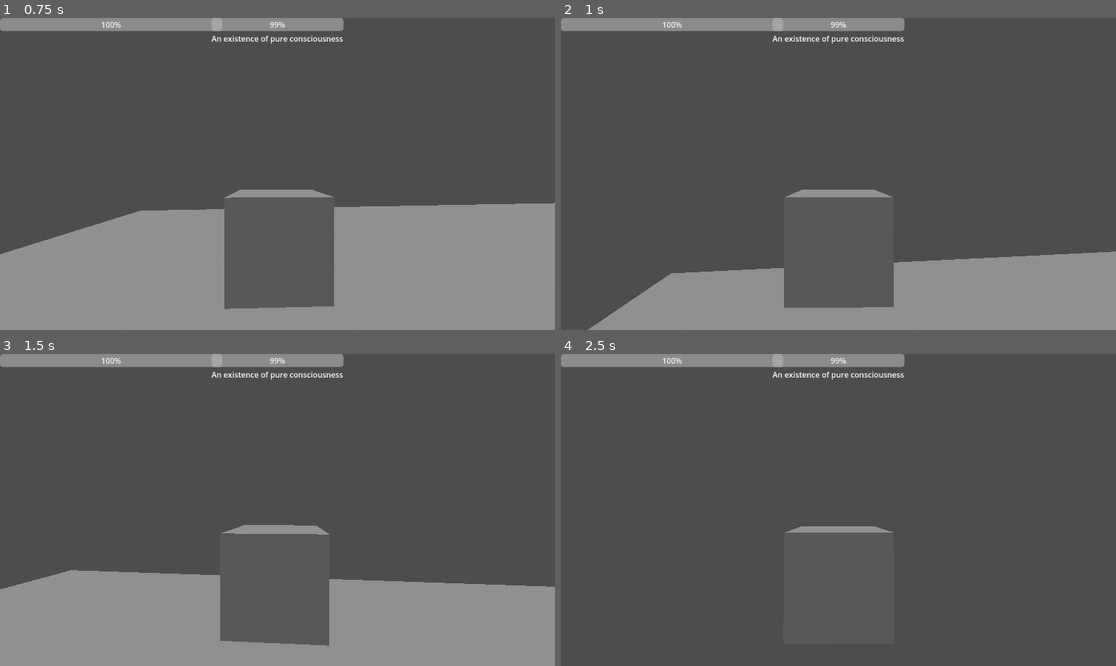
Above: before the commit, frames 1-4 (two rows, left to right).
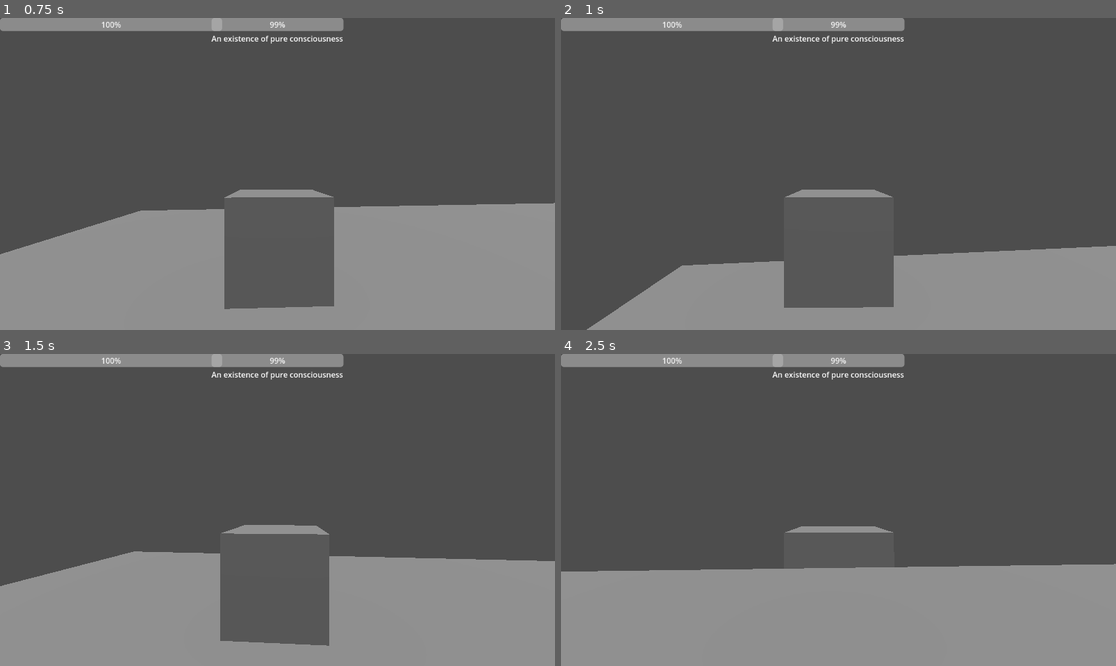
Above: after the commit, the same moments.

Repository: RavenRandomz/cube-extentialis-bossfight
Game: Godot game, scene res://testworld.tscn
The game is run twice, just before and just after one commit, with the same random seed, the same clock (stepped at 60 frames per second) and the same inputs.
Inputs (mouse positions are in pixels of both pictures, inside the frame that each line leads up to):
- Up to frame 1 (0.75 s): tap Enter at 0.5 s; move the mouse to (305, 174) at 0.52 s; press the mouse at (305, 174) at 0.53 s; hold W (player_forward) from 0.53 s (still down)
- Up to frame 2 (1 s): keep holding W (player_forward); tap Space (player_jump) at 0.77 s
- Up to frame 3 (1.5 s): keep holding W (player_forward); move the mouse to (249, 510) at 1.27 s; release the mouse at (249, 510) at 1.28 s; click (249, 510) at 1.35 s
- Up to frame 4 (2.5 s): keep holding W (player_forward); tap Space (player_jump) at 1.52 s; move the mouse to (849, 503) at 2.02 s; hold Shift from 2.03 s (still down); click (849, 503) at 2.3 s

Frame 1 is identical in both runs. In frame 2, 1.3% of the frame differs, in the area x 4-100%, y 73-100%; in frame 3, 4.8%; in frame 4, 31%, in the area x 0-100%, y 67-100%.

Commit message:
Add bullet firing capabilities to player

Diff:
--- a/character/player.tscn
+++ b/character/player.tscn
@@ -7,11 +7,12 @@
 
 [sub_resource type="BoxMesh" id="BoxMesh_gn7qv"]
 
-[node name="Player" type="CharacterBody3D" node_paths=PackedStringArray("camera", "playerBody", "playerCollsionMesh")]
+[node name="Player" type="CharacterBody3D" node_paths=PackedStringArray("camera", "playerBody", "playerCollsionMesh", "bulletSource")]
 script = ExtResource("1_tb1br")
 camera = NodePath("OrbitalCamera")
 playerBody = NodePath("MeshInstance3D")
 playerCollsionMesh = NodePath("CollisionShape3D")
+bulletSource = NodePath("MeshInstance3D/BulletSource")
 
 [node name="CollisionShape3D" type="CollisionShape3D" parent="."]
 shape = SubResource("BoxShape3D_mm66v")
@@ -21,3 +22,6 @@
 
 [node name="MeshInstance3D" type="MeshInstance3D" parent="."]
 mesh = SubResource("BoxMesh_gn7qv")
+
+[node name="BulletSource" type="Node3D" parent="MeshInstance3D"]
+transform = Transform3D(1, 0, 0, 0, 1, 0, 0, 0, 1, 0, 0, 1.28324)
--- a/scripts/player.gd
+++ b/scripts/player.gd
@@ -10,8 +10,11 @@
 
 @export var min_health: float = 0
 @export var max_health: float = 1000
+@export var bulletSource: Node3D
 
 var _stunned: bool = false
+
+var basic_bullet = preload("res://projectile/basic_bullet.tscn")
 
 const SPEED = 5.0
 const JUMP_VELOCITY = 10
@@ -103,6 +106,14 @@
 	_handle_jump_logic(delta)
 	if not is_stunned():
 		_handle_translational_motion_logic(translational_input, delta)
+		_handle_bullet_firing(delta)
+
+func _handle_bullet_firing(delta):
+	if Input.is_action_pressed("player_fire_bullet"):
+		var bullet: RigidBody3D = basic_bullet.instantiate()
+		bullet.transform.basis = bulletSource.transform.basis
+		bullet.global_position = bulletSource.global_position
+		get_parent().add_child(bullet)
 
 func _handle_translational_motion_logic(translational_input, delta):
 	var direction_basis = (camera.transform.basis * Vector3(translational_input.x, 0, translational_input.y)).normalized()
